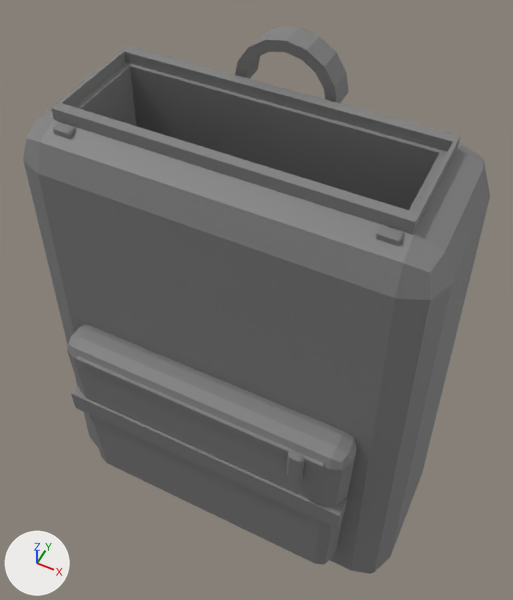
The FBX model UnityProject/Assets/Itens/Mochila_Kit.fbx: old version first, new version second.
One viewpoint serves both versions: a camera (50 mm lens) standing at (0.171, -0.332, 0.673) and looking at (-0.003, 0.017, 0.237). The axes (+X, +Y, +Z) are drawn at lower left. The lights are the same throughout. The picture after the commit comes second. Where no turn or scale is listed for an object, it has been applied to the vertices.

The older version as bpy lines, for what is in view:
```python
me_abertura = bpy.data.meshes.new('Abertura')
me_abertura.from_pydata(...)  # 64 vertices, 68 faces; spans x -0.12..0.12, y -0.052..0.043, z -0.026..0.012
me_abertura.materials.append(mat_dc_m_itens_atlas)  # picture img_dc_t_itens_atlas_png
me_mochila_kit = bpy.data.meshes.new('Mochila_Kit')
me_mochila_kit.from_pydata(...)  # 284 vertices, 276 faces; spans x -0.165..0.165, y -0.099..0.104, z 0.0..0.448
me_mochila_kit.materials.append(mat_dc_m_itens_atlas)  # picture img_dc_t_itens_atlas_png
ob_abertura = bpy.data.objects.new('Abertura', me_abertura)
ob_abertura.location = (0.0, 0.003, 0.406)
ob_mochila_kit = bpy.data.objects.new('Mochila_Kit', me_mochila_kit)
ob_mochila_kit.location = (0.0, 0.0, 0.0)
```
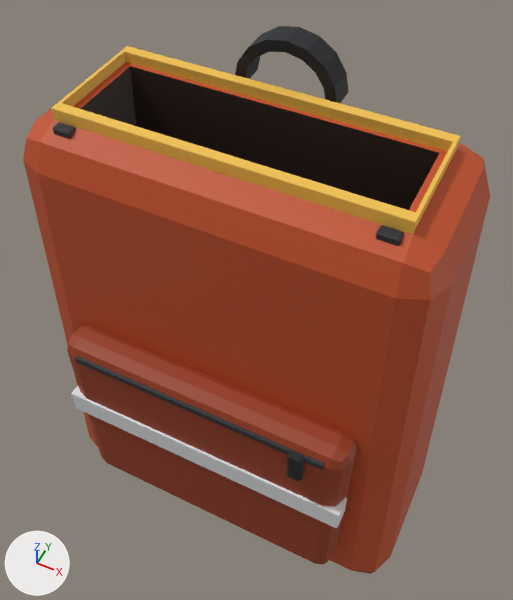
Changed parts and their boxes (x1, y1, x2, y2) in the pictures (513 x 600 px):
```json
{"part": 1, "of": "me_abertura", "change": "surface changed", "before": [51, 46, 461, 246], "after": [51, 46, 461, 246], "on screen": "grey to orange"}
{"part": 2, "of": "me_mochila_kit", "change": "surface changed", "before": [23, 26, 490, 574], "after": [23, 26, 490, 574], "on screen": "grey to brown"}
```

Edits to the scene script, one JSON object a line:
```json
{"block": "me_mochila_kit", "where": "me_mochila_kit.from_pydata(...)  # 284 vertices, 276 faces; spans x -0.165..0.165, y -0.099..0.104, z 0.0..0.448"}
{"block": "me_mochila_kit", "where": "# used by ob_mochila_kit; location = (0.0, 0.0, 0.0)"}
{"block": "me_mochila_kit", "change": "me_mochila_kit part 2: 276 kept faces spanning x -0.165..0.165, y -0.099..0.104, z 0.0..0.448 get new texture (UV) coordinates"}
{"block": "me_abertura", "where": "me_abertura.from_pydata(...)  # 64 vertices, 68 faces; spans x -0.12..0.12, y -0.052..0.043, z -0.026..0.012"}
{"block": "me_abertura", "where": "# used by ob_abertura; location = (0.0, 0.003, 0.406)"}
{"block": "me_abertura", "change": "me_abertura part 1: texture (UV) coordinates of 68 of 68 faces, centred in x -0.12..0.12, y -0.052..0.043, z -0.026..0.012, changed; they spanned u 0.02..0.24, v 0.96..0.98 and now span u 0.02..0.49, v 0.05..0.06"}
```
